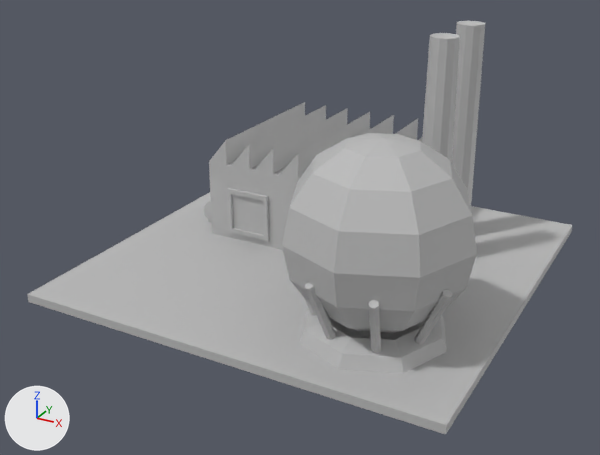
Before and after pictures for a commit that changed the FBX model Assets/Model/Factory10.fbx.
One viewpoint serves both versions: a 50 mm camera at (4.25, -8.34, 4.55) aimed at (-0.09, -0.44, 0.6). The axes (+X, +Y, +Z) are drawn at lower left. The lights are the same throughout. Where no turn or scale is listed for an object, it has been applied to the vertices.
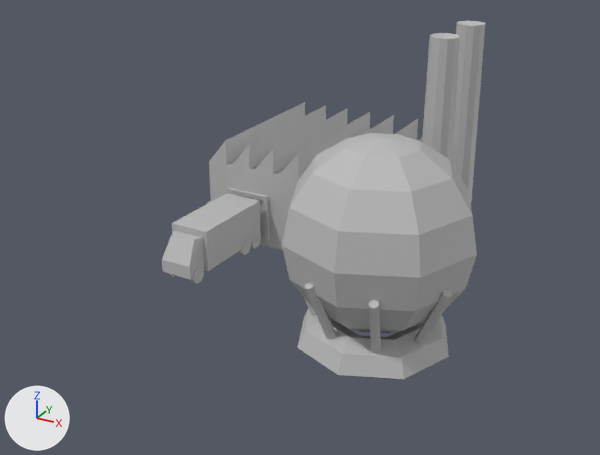
Changed parts and their boxes (x1, y1, x2, y2) in the pictures (600 x 455 px):
'pCube36', reshaped (49% narrower, 13% shorter): before (27, 21, 572, 435); after (207, 21, 485, 379)
'solid', added: after (162, 193, 261, 284)
part 1 of me_mesh, deleted: before (27, 192, 572, 435)

Patch to the scene script:
```diff
--- a/Assets/Model/Factory10.fbx.py
+++ b/Assets/Model/Factory10.fbx.py
@@ mat_lambert3 @@
+mat_lambert3 = principled_material('lambert3')
+mat_lambert3.base_color = (0.5, 0.5, 0.5)  # grey #bcbcbc
@@ me_mesh @@
 me_mesh.from_pydata(...)  # 865 vertices, 744 faces; spans x -2.5..2.5, y -2.5..2.5, z 0.0..2.85
 # used by ob_pcube36; location = (0.0, 0.0, -0.05)
+# me_mesh part 1: the loose piece of 8 vertices spanning x -2.5..2.5, y -2.5..2.5, z 0.0..0.1 is deleted
 me_mesh.materials.append(mat_lambert2)
@@ me_mesh_001 @@
+me_mesh_001.from_pydata(...)  # 78 vertices, 85 faces; spans x -0.286..0.251, y -0.837..0.558, z 0.0..0.593
+me_mesh_001.materials.append(mat_lambert3)  # grey #bcbcbc
@@ ob_solid @@
+ob_solid = bpy.data.objects.new('solid', me_mesh_001)
+ob_solid.location = (-1.03, -0.75, 0.13)
```
